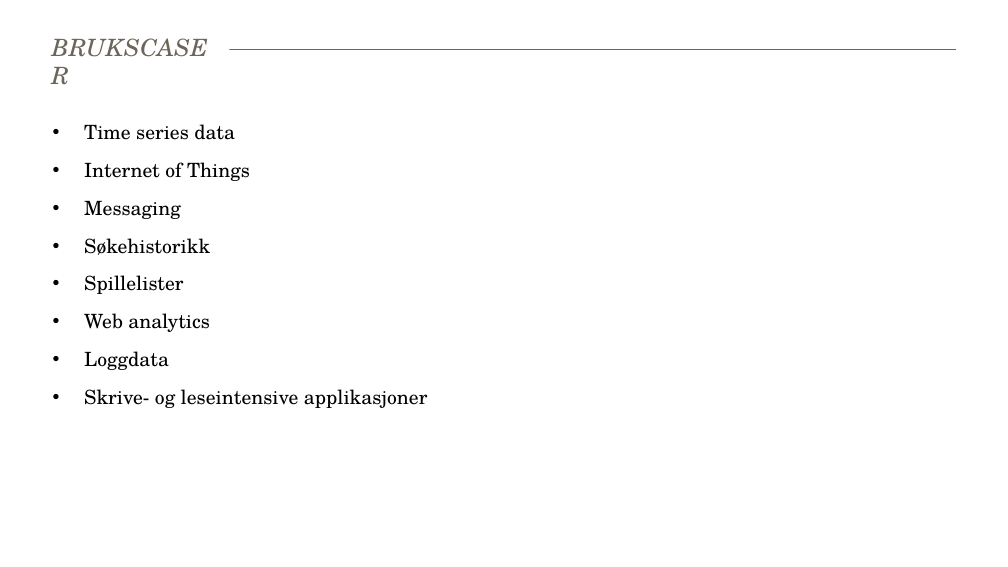
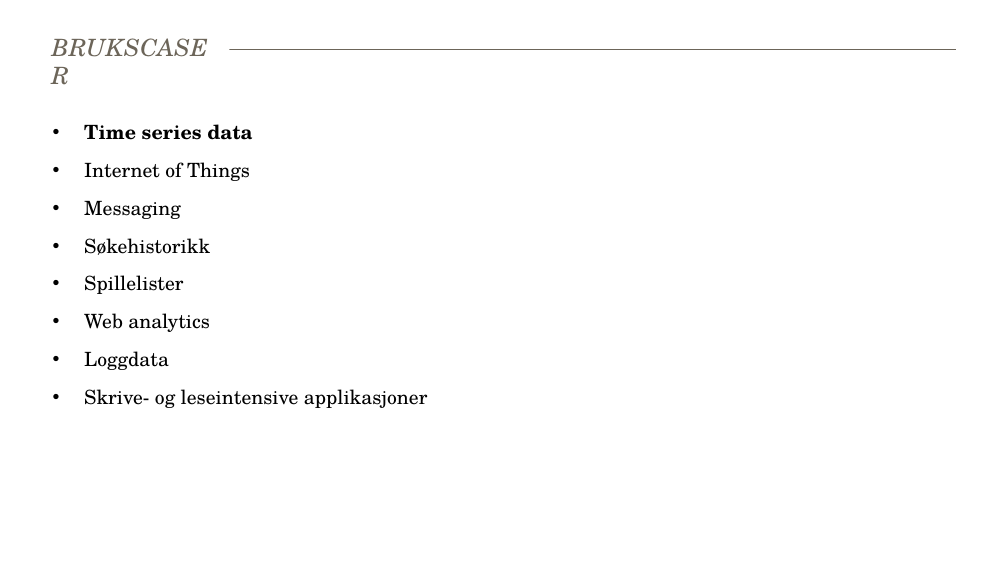
Before and after one commit to baakind/cassandra-workshop, a slide deck: slide 6 of intro.pptx. Drawn at 1008x567 pixels with LibreOffice and Linux fonts; fonts in the diff are those of the drawing. Boxes give left, top, right and bottom in pixels: in the first picture for what was removed or moved away, otherwise in the second. Text is boxed around its words. In the diff, an @@ line names an element or a change of style, - is before the commit and + after.

```diff
--- a/intro.pptx
+++ b/intro.pptx
@@ text at bbox=[84, 124, 252, 140]: bold on in "Time series data" @@
```
Also in this commit, not shown: 3 other slides changed.
